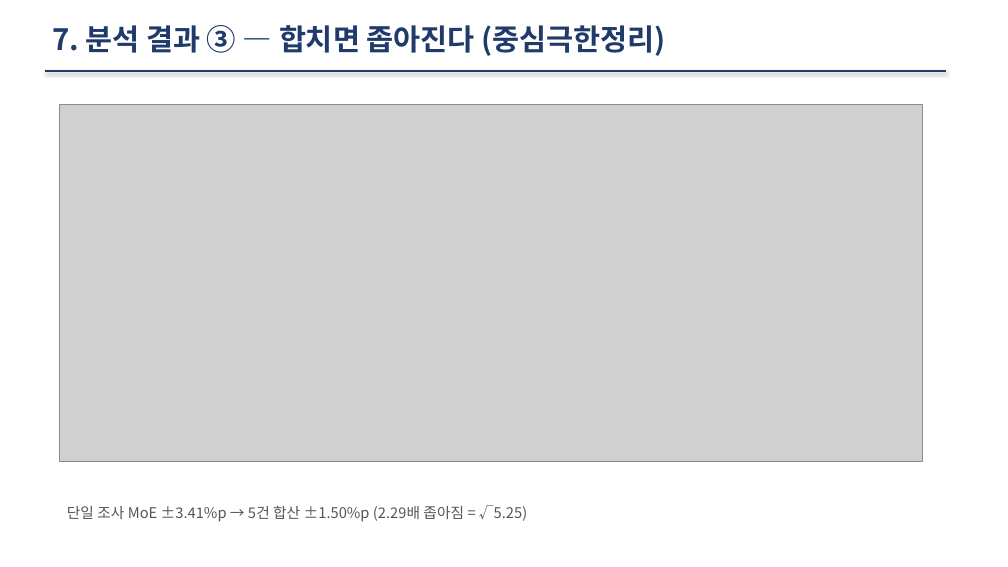
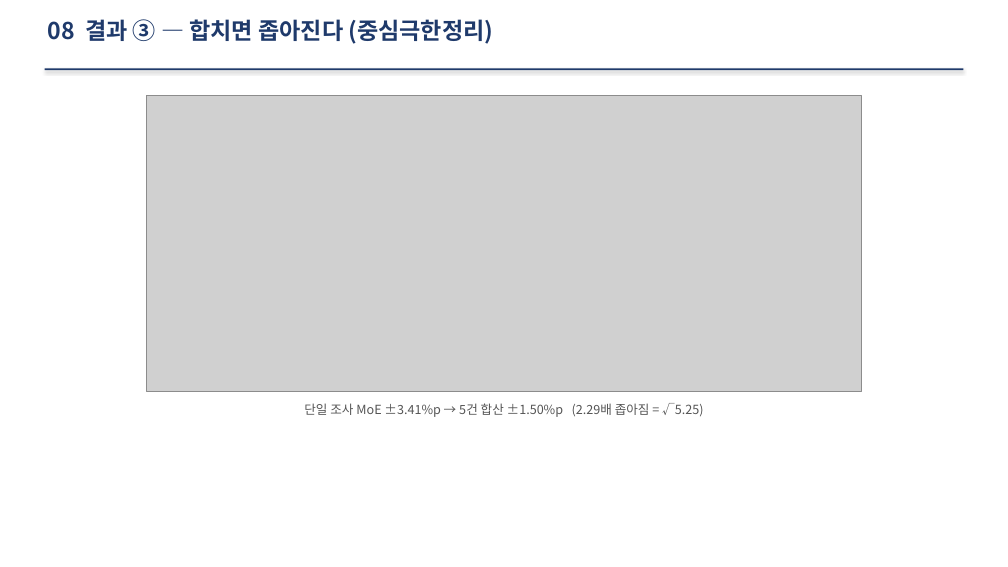
Before and after one commit to chldbswlsl/election, a slide deck: slide 9 of 노희래_통계분석_발표.pptx. Drawn at 1008x567 pixels with LibreOffice and Linux fonts; fonts in the diff are those of the drawing; grey boxes stand for pictures. Boxes give left, top, right and bottom in pixels: in the first picture for what was removed or moved away, otherwise in the second. Text is boxed around its words. In the diff, an @@ line names an element or a change of style, - is before the commit and + after.

```diff
--- a/노희래_통계분석_발표.pptx
+++ b/노희래_통계분석_발표.pptx
@@ text at [48, 19, 494, 44]: text changed; size 28 to 22 pt @@
-7. 분석 결과 ③ — 합치면 좁아진다 (중심극한정리)
+08 결과 ③ — 합치면 좁아진다 (중심극한정리)
@@ line removed from (45, 71) to (947, 71) @@
@@ rectangle added at [45, 69, 963, 70], fill #1F3A6B @@
@@ picture: place and size @@
-picture at [60, 104, 923, 462]
+picture at [147, 95, 861, 391]
@@ text "단일 조사 MoE ±3.41%p → ...": place and size @@
-text "단일 조사 MoE ±3.41%p → ..." at [67, 505, 527, 522]
+text "단일 조사 MoE ±3.41%p → ..." at [304, 403, 703, 417]
@@ text "단일 조사 MoE ±3.41%p → ..." at [304, 403, 703, 417]: size 14 to 12 pt; alignment left to centre @@
```
Also in this commit, not shown: 11 other slides changed, 4 other files.
